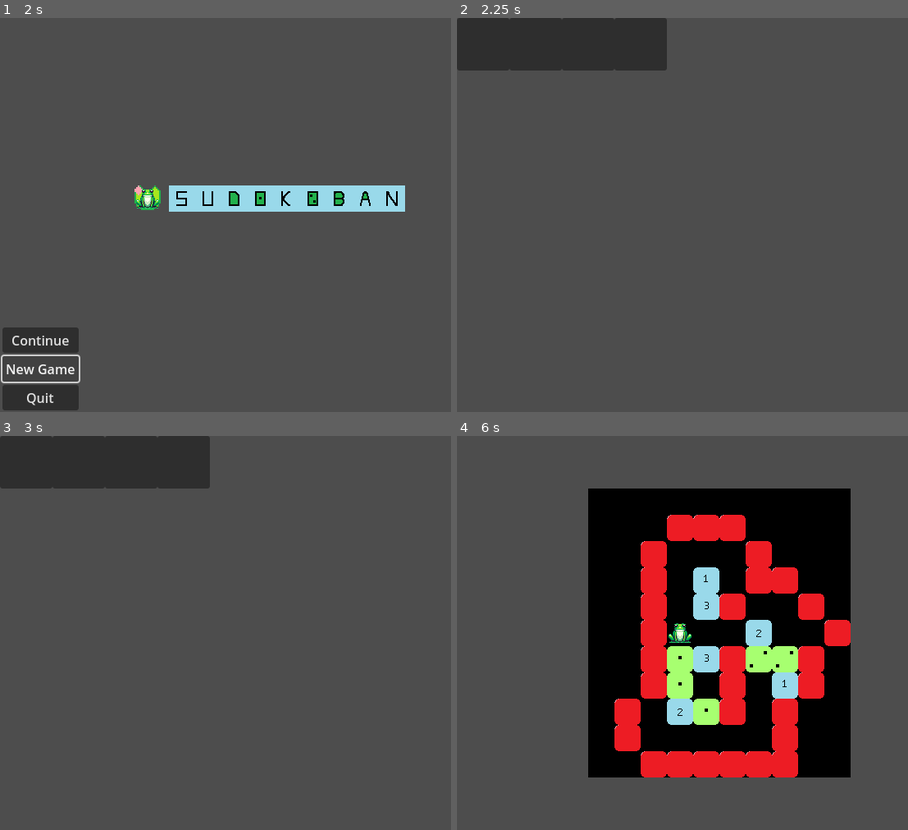
Above: before the commit, frames 1-4 (two rows, left to right).
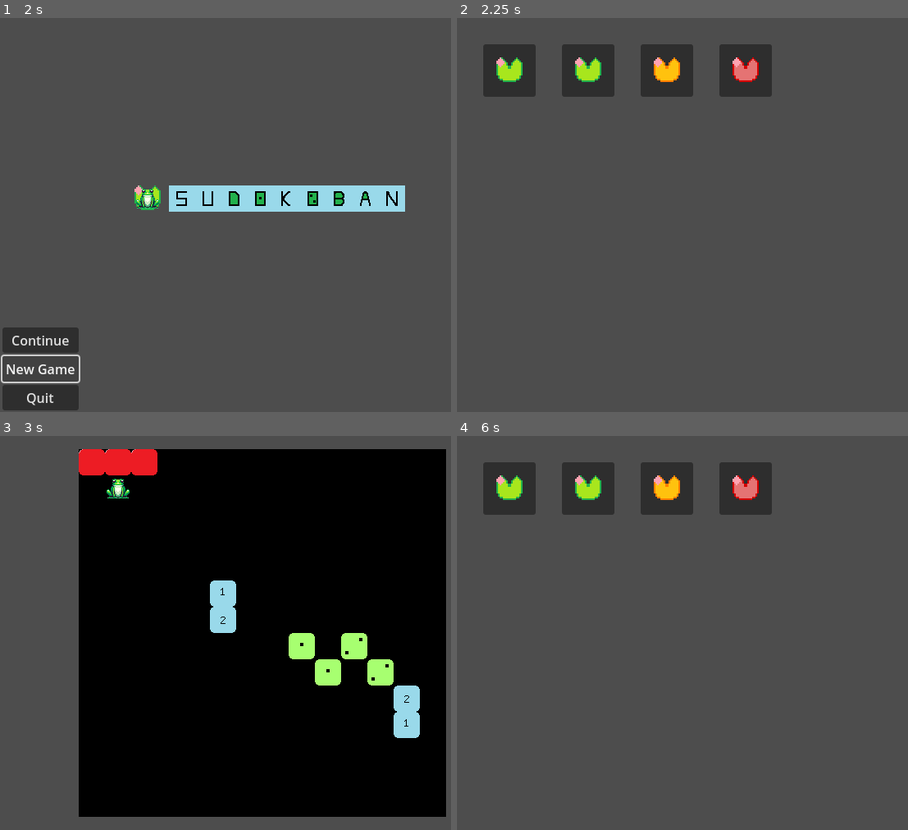
Above: after the commit, the same moments.

Repository: mrSun421/sudokoban
Game: Godot game, scene res://mainGame.tscn
Same seed, same stepped clock (60 frames per second), same inputs: the game is played once before the commit and once after it.
Inputs (mouse positions are in pixels of both pictures, inside the frame that each line leads up to):
- Up to frame 1 (2 s): click "New Game" at 0.5 s; click "New Game" at 1.25 s
- Up to frame 2 (2.25 s): click "Continue" at 2 s
- Up to frame 3 (3 s): click (54, 487) at 2.77 s
- Up to frame 4 (6 s): click (484, 463) at 3.52 s; tap Enter at 4.25 s; hold Right (move_right) 4.28-5.03 s; tap R (reset_level) at 5 s; hold Escape (go_back) 5.03-5.75 s; click (533, 463) at 5.77 s

Frame 1 is identical in both runs. In frame 2, 8.9% of the frame differs, in the area x 0-70%, y 0-20%; in frame 3, 79%, in the area x 0-99%, y 0-97%; in frame 4, 47%.

Commit message:
added logic for level_select buttons

Diff:
--- a/level_resources/level1.tres
+++ b/level_resources/level1.tres
@@ -51,3 +51,4 @@
 square_data = Array[ExtResource("3_i2c2x")]([SubResource("Resource_t4e26"), SubResource("Resource_gieqb")])
 wall_positions = Array[Vector2i]([Vector2i(3, 1), Vector2i(3, 10), Vector2i(4, 1), Vector2i(5, 1), Vector2i(2, 2), Vect …(418 unchanged characters)…
 initial_player_position = Vector2i(3, 5)
+level_difficulty = 0
--- a/level_resources/level2.tres
+++ b/level_resources/level2.tres
@@ -51,4 +51,4 @@
 square_data = Array[ExtResource("3_5n7rl")]([SubResource("Resource_jqm3m"), SubResource("Resource_70cmk")])
 wall_positions = Array[Vector2i]([Vector2i(2, 0), Vector2i(3, 0), Vector2i(1, 1), Vector2i(0, 2), Vector2i(0, 3), Vecto …(463 unchanged characters)…
 initial_player_position = Vector2i(7, 6)
-level_difficulty = 0
+level_difficulty = 1
--- a/level_resources/level3.tres
+++ b/level_resources/level3.tres
@@ -41,4 +41,4 @@
 square_data = Array[ExtResource("3_pxp3r")]([SubResource("Resource_3cf5y"), SubResource("Resource_22xf3")])
 wall_positions = Array[Vector2i]([Vector2i(0, 3), Vector2i(0, 4), Vector2i(0, 5), Vector2i(1, 2), Vector2i(1, 6), Vecto …(315 unchanged characters)…
 initial_player_position = Vector2i(5, 4)
-level_difficulty = 0
+level_difficulty = 2
--- a/menu/level_select.gd
+++ b/menu/level_select.gd
@@ -2,13 +2,16 @@
 
 const level_scene = preload("res://levels/level.tscn")
 @onready var viewport_size = get_viewport().get_visible_rect().size
+const level_select_button_scene = preload("res://menu/level_select_button.tscn")
+const horizontal_padding: int = 32
+const vertical_padding: int = 32
 
 func _ready() -> void:
 	for i in range(GameVariables.level_count):
 		var diff: LevelInitializationData.LevelDifficulty = GameVariables.level_initialization_data[i].level_difficulty
-		var button = Button.new()
-		button.size = Vector2i(64, 64)
-		button.position = Vector2i(int(64 * i) % int(viewport_size.x), floor(64 * i / (viewport_size.x)) * 64)
+		var button = level_select_button_scene.instantiate()
+		button.set_difficulty_sprite(diff)
+		button.position = Vector2(horizontal_padding, vertical_padding) + Vector2(96 * i % int(viewport_size.x - horizontal_padding * 2), floor(96 * i / (viewport_size.x - horizontal_padding * 2)) * 96)
 		button.pressed.connect(self._on_button_pressed.bind(i))
 		add_child(button)
 
--- /dev/null
+++ b/menu/level_select_button.gd
@@ -0,0 +1,9 @@
+extends Button
+
+
+@export var button_tilemap: TileMapLayer
+
+
+func set_difficulty_sprite(difficulty: LevelInitializationData.LevelDifficulty) -> void:
+	self.button_tilemap.set_cell(Vector2i(0, 0), 0, Vector2i(difficulty, 0))
+	return
--- /dev/null
+++ b/menu/level_select_button.tscn
@@ -0,0 +1,27 @@
+[gd_scene load_steps=5 format=3 uid="uid://wwqtyfggadx2"]
+
+[ext_resource type="Script" path="res://menu/level_select_button.gd" id="1_aluqa"]
+[ext_resource type="Texture2D" uid="uid://by18vwj3ax3bg" path="res://art_assets/lilypad_tilemap.png" id="2_6klft"]
+
+[sub_resource type="TileSetAtlasSource" id="TileSetAtlasSource_1v2fu"]
+texture = ExtResource("2_6klft")
+texture_region_size = Vector2i(32, 32)
+0:0/0 = 0
+1:0/0 = 0
+2:0/0 = 0
+
+[sub_resource type="TileSet" id="TileSet_ctc8j"]
+tile_size = Vector2i(64, 64)
+sources/0 = SubResource("TileSetAtlasSource_1v2fu")
+tile_proxies/coords_level = [[0, Vector2i(0, 0)], [3, Vector2i(0, 0)], [1, Vector2i(0, 0)], [3, Vector2i(1, 0)], [2, Vector2i(0, 0)], [3, Vector2i(2, 0)]]
+
+[node name="LevelSelectButton" type="Button" node_paths=PackedStringArray("button_tilemap")]
+offset_right = 64.0
+offset_bottom = 64.0
+script = ExtResource("1_aluqa")
+button_tilemap = NodePath("ButtonTilemap")
+
+[node name="ButtonTilemap" type="TileMapLayer" parent="."]
+texture_filter = 1
+tile_map_data = PackedByteArray(0, 0, 0, 0, 0, 0, 0, 0, 0, 0, 0, 0, 0, 0)
+tile_set = SubResource("TileSet_ctc8j")
--- a/menu/menu.tscn
+++ b/menu/menu.tscn
@@ -1,7 +1,7 @@
 [gd_scene load_steps=5 format=3 uid="uid://rqrbj2o6elam"]
 
 [ext_resource type="Script" path="res://menu/menu.gd" id="1_e6cek"]
-[ext_resource type="Texture2D" uid="uid://b5qn1e583k686" path="res://art_assets/lilypad.png" id="2_u54dt"]
+[ext_resource type="Texture2D" uid="uid://b5qn1e583k686" path="res://art_assets/greenpad.png" id="2_u54dt"]
 [ext_resource type="Texture2D" uid="uid://b17lm4encoqkw" path="res://art_assets/frog.png" id="3_fxicl"]
 [ext_resource type="Texture2D" uid="uid://dod3aov3j0nun" path="res://art_assets/sudokobanmenu.png" id="4_vfc0k"]
 
Renamed: art_assets/lilypad.png -> art_assets/greenpad.png
Not shown, changed: art_assets/greenpad.png.import
Binary file added: art_assets/lilypad_tilemap.png
Not shown, added: art_assets/lilypad_tilemap.png.import
